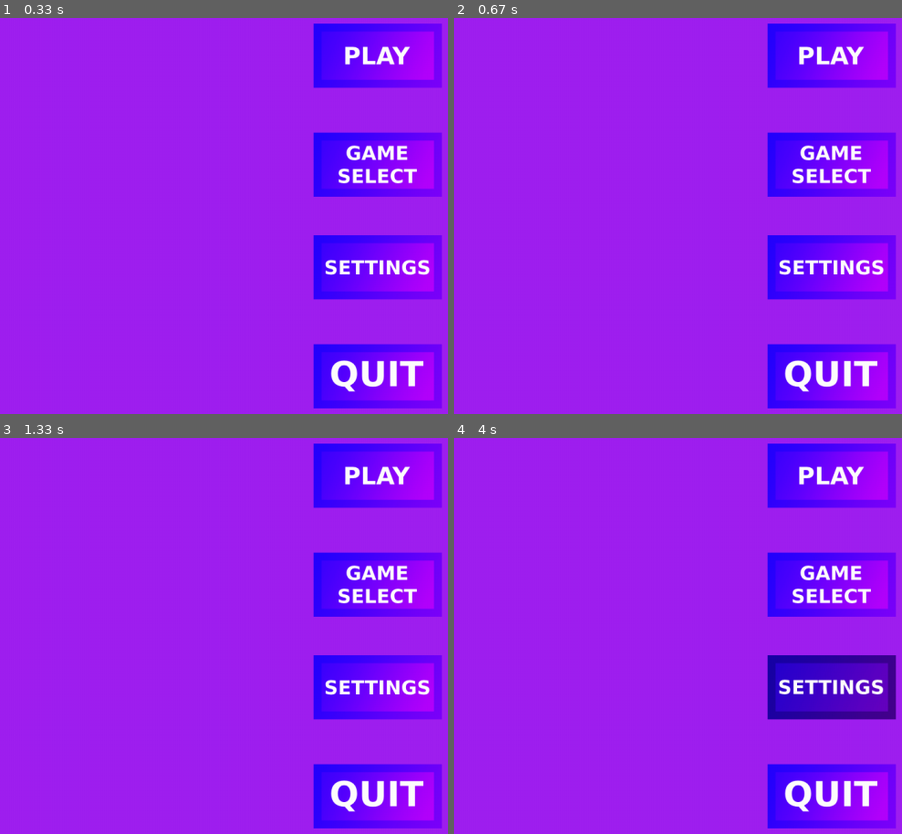
Above: before the commit, frames 1-4 (two rows, left to right).
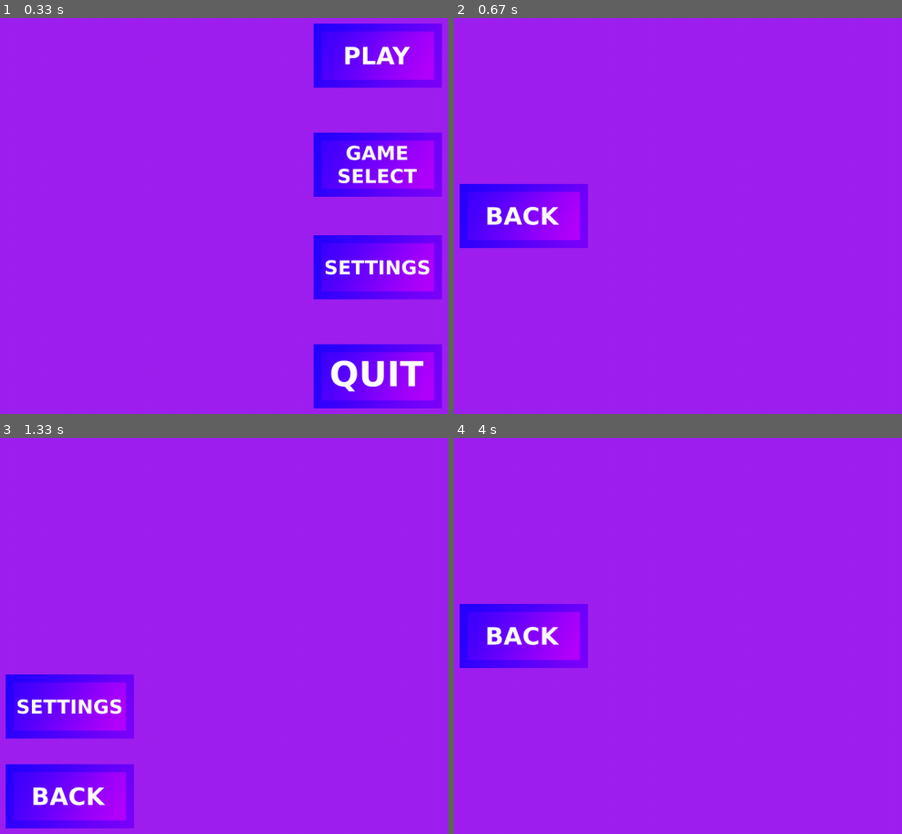
Above: after the commit, the same moments.

Repository: Professionaldiot/incmplt-pygame
Game: pygame game, started from incmplt.py
The game is run twice, just before and just after one commit, with the same random seed, the same clock (stepped at 60 frames per second) and the same inputs.
Inputs (mouse positions are in pixels of both pictures, inside the frame that each line leads up to):
- Up to frame 1 (0.33 s): no input
- Up to frame 2 (0.67 s): press the mouse at (834, 247) at 0.37 s; move the mouse to (736, 231) at 0.47 s; release the mouse at (633, 219) at 0.6 s
- Up to frame 3 (1.33 s): press the mouse at (67, 636) at 0.7 s; move the mouse to (85, 580) at 0.8 s; release the mouse at (103, 525) at 0.93 s; press the mouse at (376, 473) at 1.03 s; move the mouse to (425, 537) at 1.13 s; release the mouse at (outside the picture) at 1.27 s
- Up to frame 4 (4 s): press the mouse at (521, 707) at 1.37 s; move the mouse to (543, 584) at 1.47 s; release the mouse at (561, 465) at 1.6 s; press the mouse at (521, 636) at 1.7 s; move the mouse to (548, 604) at 1.8 s; release the mouse at (574, 576) at 1.93 s; press the mouse at (521, 707) at 2.03 s; move the mouse to (763, 655) at 2.13 s; release the mouse at (outside the picture) at 2.27 s; press the mouse at (521, 636) at 2.37 s; move the mouse to (588, 616) at 2.47 s; release the mouse at (651, 600) at 2.6 s; press the mouse at (521, 794) at 2.7 s; move the mouse to (704, 671) at 2.8 s; release the mouse at (884, 544) at 2.93 s; press the mouse at (830, 584) at 3.03 s; move the mouse to (outside the picture) at 3.13 s; release the mouse at (outside the picture) at 3.27 s; press the mouse at (521, 636) at 3.37 s; move the mouse to (682, 592) at 3.47 s; release the mouse at (839, 548) at 3.6 s; press the mouse at (830, 584) at 3.7 s; move the mouse to (825, 636) at 3.8 s; release the mouse at (816, 687) at 3.93 s

Frame 1 is identical in both runs. In frame 2, 23% of the frame differs, in the area x 1-99%, y 1-99%; in frame 3, 28%; in frame 4, 23%.

Commit message:
v1.3.1
got the menu selection working, now all that needs to be done is the game visuals, which might take a while

Diff:
--- /dev/null
+++ b/button.py
@@ -0,0 +1,34 @@
+import pygame
+
+class button(pygame.sprite.Sprite):
+
+    def __init__(self, pos, image_name, surface, mouse_pos, clicking, action_ind, width = 200, height = 100):
+        #action is the index of the screen to go to next
+        self.width = width
+        self.height = height
+        self.__x = pos[0]
+        self.__y = pos[1]
+        self.rect = pygame.Rect(pos[0], pos[1], width, height)
+        self.__action_ind = 0
+
+        self.image = pygame.image.load(image_name + self.draw_box(self.check_for_click(mouse_pos)))
+        surface.blit(self.image, self.rect)
+        if clicking and self.check_for_click(mouse_pos):
+            self.__action_ind = action_ind
+
+    def get_action_ind(self):
+        return self.__action_ind
+
+    def check_for_click(self, mouse_pos) -> bool:
+        on_box = False
+        mouse_x = mouse_pos[0]
+        mouse_y = mouse_pos[1]
+        if (mouse_x > self.__x and mouse_x < self.__x + self.width) and (mouse_y > self.__y and mouse_y < self.__y + self.height):
+            on_box = True
+
+        return on_box
+
+    def draw_box(self, on_box = False) -> str:
+        if on_box:
+            return "_dark.png"
+        return ".png"
--- a/incmplt.py
+++ b/incmplt.py
@@ -3,7 +3,7 @@
 from wordle import Wordle
 from sudoku import Sudoku
 from tictactoe import tictactoe
-from play_button import button
+from button import button
 import re
 import pygame
 
@@ -18,7 +18,7 @@
 
 words = []
 print("Loading word bank, this may take a while")
-with open("word_dict_6.txt", "r") as file:
+with open("word_dict_5.txt", "r") as file:
     file.seek(0)
     for line in file:
         temp_line = ""
@@ -49,48 +49,114 @@
 clock = pygame.time.Clock()
 running = True
 
+most_recent=0
+with open("save_data.txt", "r") as file:
+    file.seek(0)
+    for line in file:
+        for char in range(len(line)):
+            if line[char] == "=":
+                most_recent = int(line[char+1])
+    file.close()
+
+change_screen = False
+screen_list = [0, 0, 0, 0, 0]
+list_of_screens = ["main", "select", "settings", "quit", "main", "sudoku"]
+new_menu = "main"
+back_num = 0
+
 while running:
     # poll for events
     # pygame.QUIT event means the user clicked X to close your window
+    # when buttons are pressed, the index for the next screen is given as an int
+    # that button's return statement, only play will be different every time, as it
+    # should go to the most recent played game
     for event in pygame.event.get():
         if event.type == pygame.QUIT:
             running = False
 
     screen.fill("purple")
 
+    if change_screen:
+        change_screen = False
+        while screen_list[0] == 0:
+            screen_list.remove(0)
+
+
     window = pygame.display.get_surface()
     pos = pygame.mouse.get_pos()
-    #we want to span the space between x and 720 - x evenly between 4 independent assests
-    play = button((540, 60), r"C:\Users\Declan\Desktop\incmplt-pygame\pygame-assets\play_button.png", window)
-    if play.check_for_click(pos):
-        play = button((540, 60), r"C:\Users\Declan\Desktop\incmplt-pygame\pygame-assets\play_button_dark.png", window)
+    pressing = pygame.mouse.get_pressed(num_buttons = 3)
+
+    if (len(screen_list) > 0) and screen_list[0] < most_recent:
+        new_menu = list_of_screens[screen_list[0]]
+
     else:
-        play = button((540, 60), r"C:\Users\Declan\Desktop\incmplt-pygame\pygame-assets\play_button.png", window)
+        new_menu = list_of_screens[most_recent]
 
 
-    select = button((540, 230), r"C:\Users\Declan\Desktop\incmplt-pygame\pygame-assets\select.png", window)
-    if select.check_for_click(pos):
-        select = button((540, 230), r"C:\Users\Declan\Desktop\incmplt-pygame\pygame-assets\select_dark.png", window)
+    #pressing[0] is the left button, pressing[1] is middle mouse, pressing[2] is the right button
+    #we want to span the space between x and 720 - x evenly between 4 independent assests
+
+    """
+    0 is a placeholder, meant for holding a button not being pressed
+    1 is the select screen
+    2 is the settings screen
+    3 quits the game
+    4 is the main menu
+    """
+    if back_num in screen_list:
+            back_num = 4
+    if new_menu == "quit":
+        running = False
+        continue
+    if new_menu == "main":
+        play = button((540, 60), r"C:\Users\Declan\Desktop\incmplt-pygame\pygame-assets\play_button", window, pos, pressing[0], most_recent)
+        select = button((540, 230), r"C:\Users\Declan\Desktop\incmplt-pygame\pygame-assets\select", window, pos, pressing[0], 1)
+        settings = button((540, 390), r"C:\Users\Declan\Desktop\incmplt-pygame\pygame-assets\settings_button", window, pos, pressing[0], 2)
+        quit = button((540, 560), r"C:\Users\Declan\Desktop\incmplt-pygame\pygame-assets\quit", window, pos, pressing[0], 3)
+
+        if len(screen_list) != 5:
+            screen_list = [0, 0, 0, 0, 0]
+        screen_list[0] = (play.get_action_ind())
+        screen_list[1] = (select.get_action_ind())
+        screen_list[2] = (settings.get_action_ind())
+        screen_list[3] = (quit.get_action_ind())
+        for i in range(1,4):
+            if i in screen_list:
+                back_num = i
+                change_screen = True
+                break
+    elif new_menu == "select":
+        back = button((60, 310), r"C:\Users\Declan\Desktop\incmplt-pygame\pygame-assets\back", window, pos, pressing[0], 4)
+
+        if back.get_action_ind() == 4:
+            change_screen = True
+            screen_list = [0, 0, 0, 0, 0]
+            screen_list[4] = 4
+    elif new_menu == "settings":
+        back = button((60, 310), r"C:\Users\Declan\Desktop\incmplt-pygame\pygame-assets\back", window, pos, pressing[0], 4)
+        if back.get_action_ind() == 4:
+            change_screen = True
+            screen_list = [0, 0, 0, 0, 0]
+            screen_list[4] = back_num
     else:
-        select = button((540, 230), r"C:\Users\Declan\Desktop\incmplt-pygame\pygame-assets\select.png", window)
+        #this will draw the buttons for any game we are in
+        back = button((60, 560), r"C:\Users\Declan\Desktop\incmplt-pygame\pygame-assets\back", window, pos, pressing[0], 4)
+        settings = button((60, 420), r"C:\Users\Declan\Desktop\incmplt-pygame\pygame-assets\settings_button", window, pos, pressing[0], 2)
 
-
-    settings = button((540, 390), r"C:\Users\Declan\Desktop\incmplt-pygame\pygame-assets\settings_button.png", window)
-    if settings.check_for_click(pos):
-        settings = button((540, 390), r"C:\Users\Declan\Desktop\incmplt-pygame\pygame-assets\settings_button_dark.png", window)
-    else:
-        settings = button((540, 390), r"C:\Users\Declan\Desktop\incmplt-pygame\pygame-assets\settings_button.png", window)
-
-
-    quit = button((540, 560), r"C:\Users\Declan\Desktop\incmplt-pygame\pygame-assets\quit.png", window)
-    if quit.check_for_click(pos):
-        quit = button((540, 560), r"C:\Users\Declan\Desktop\incmplt-pygame\pygame-assets\quit_dark.png", window)
-    else:
-        quit = button((540, 560), r"C:\Users\Declan\Desktop\incmplt-pygame\pygame-assets\quit.png", window)
+        if settings.get_action_ind() == 2:
+            change_screen = True
+            screen_list = [0, 0, 0, 0, 0]
+            screen_list[2] = 2
+            back_num = most_recent
+        if back.get_action_ind() == 4:
+            change_screen = True
+            screen_list = [0, 0, 0, 0, 0]
+            screen_list[4] = back_num
 
 
     pygame.display.flip()
 
     clock.tick(60)
 
+
 pygame.quit()
--- a/play_button.py
+++ /dev/null
@@ -1,22 +0,0 @@
-import pygame
-
-class button(pygame.sprite.Sprite):
-
-    def __init__(self, pos, image_dir, surface, width = 200, height = 100):
-
-        self.width = width
-        self.height = height
-        self.__x = pos[0]
-        self.__y = pos[1]
-        self.rect = pygame.Rect(pos[0], pos[1], 0.5, 0.5)
-        self.image = pygame.image.load(image_dir)
-        surface.blit(self.image, self.rect)
-
-    def check_for_click(self, mouse_pos) -> bool:
-        on_box = False
-        mouse_x = mouse_pos[0]
-        mouse_y = mouse_pos[1]
-        if (mouse_x > self.__x and mouse_x < self.__x + self.width) and mouse_y > self.__y and mouse_y < self.__y + self.height:
-            on_box = True
-
-        return on_box
--- /dev/null
+++ b/save_data.txt
@@ -0,0 +1 @@
+most_recent=5
Binary file added: pygame-assets/back.png
Binary file added: pygame-assets/back_dark.png
Not shown, changed: pygame-assets/play_button.psd
Not shown, changed: pygame-assets/play_button2.psd
